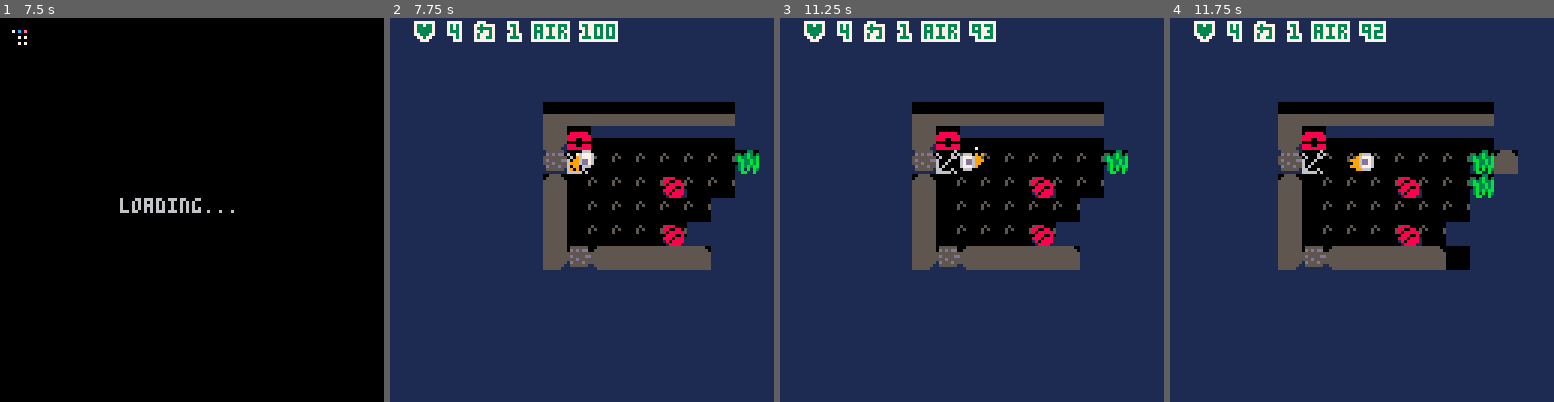
Above: before the commit, frames 1-4 (left to right).
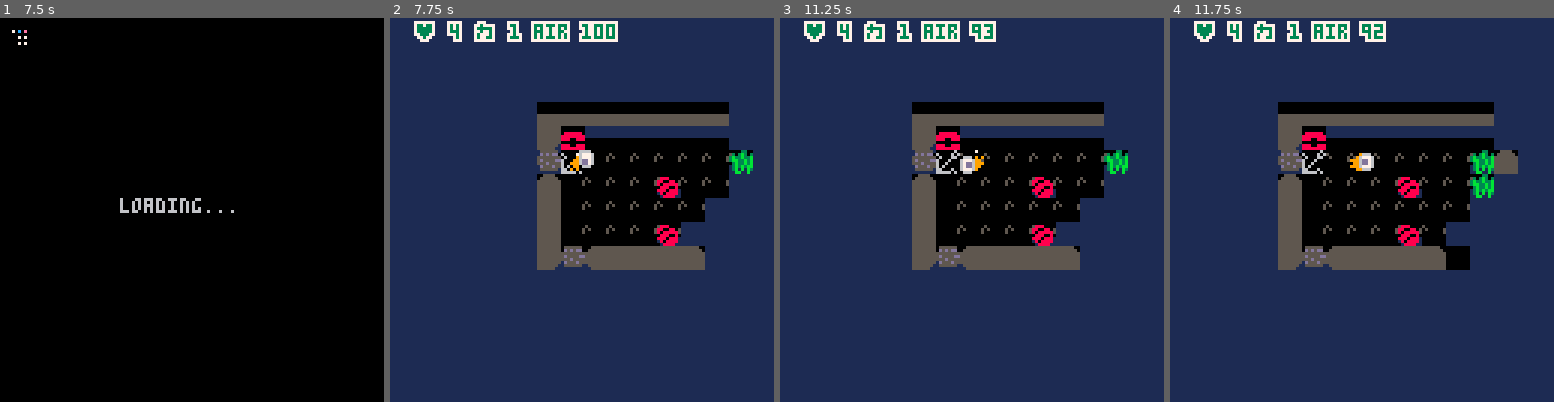
Above: after the commit, the same moments.

Repository: chebastian/picoabyss
Game: PICO-8 cartridge rouge.p8
Two runs of this game, one before a commit and one after it. Both use one fixed random seed, a clock stepped at 60 frames per second and the inputs below.
Inputs:
- Up to frame 1 (7.5 s): tap X (X key) at 0.33, 1.07, 1.85, 2.97, 4.08, 5.2, 6.32, 7.43 s; tap O (Z key) at 0.7, 1.7, 2.1, 2.5, 2.9, 3.3, 3.7, 4.1, 4.5, 4.9, 5.3, 5.7, 6.1, 6.5, 6.9, 7.3 s; hold Right 1.6-2.1 s; hold Up 2.15-2.42 s; hold Right 2.47-3.03 s; hold Left 3.08-3.58 s; hold Down 3.63-3.97 s; hold Right 4.02-4.68 s; hold Up 4.73-5.03 s; hold Left 5.08-5.68 s; hold Down 5.73-6.03 s; hold Right 6.08-6.58 s; hold Right 6.63-7.13 s; hold Up 7.18-7.45 s
- Up to frame 2 (7.75 s): hold Right from 7.5 s (still down); tap O (Z key) at 7.7 s
- Up to frame 3 (11.25 s): release Right at 8.07 s; tap O (Z key) every 0.4 s from 8.1 to 10.9 s; hold Left 8.12-8.62 s; tap X (X key) at 8.55, 9.67, 10.78 s; hold Down 8.67-9 s; hold Right 9.05-9.72 s; hold Up 9.77-10.07 s; hold Left 10.12-10.72 s; hold Down 10.77-11.07 s; hold Right from 11.12 s (still down)
- Up to frame 4 (11.75 s): tap O (Z key) at 11.3, 11.7 s; release Right at 11.62 s

Frame 1 is identical in both runs. In frame 2, 3.8% of the frame differs, in the area x 38-97%, y 21-66%; in frame 3, 0.2%; in frame 4, nothing differs.

Commit message:
tokens, init arr and remove unused local

Diff:
--- a/gen.lua
+++ b/gen.lua
@@ -530,17 +530,16 @@
 
 function gen_mobs(x, y, sig, r)
   local po = p(x,y)
-  local types = csv_to_arr("1,1,1,2,2,2,2,2,2,3")
-  local typesmap = {}
-  typesmap[1] = csv_to_arr("3")
-  typesmap[2] = csv_to_arr("1,1,1,1,1,3,3,3,3,3")
-  typesmap[3] = csv_to_arr("1,1,2,2,3,3,3")
-  typesmap[4] = csv_to_arr("1,1,2,2,3,3,3")
+  local typesmap = {
+    csv_to_arr("3"),
+    csv_to_arr("1,1,1,1,1,3,3,3,3,3"),
+    csv_to_arr("1,1,2,2,3,3,3"),
+    csv_to_arr("1,1,2,2,3,3,3"),
+  }
 
   local tmap = {_mobsqid, _mobmine, _mobsnek}
   if r <= 45 then
     add_mob(tmap[arr_choose(typesmap[_plyr.lvl])], po)
-    return true
   end
 
   return true
